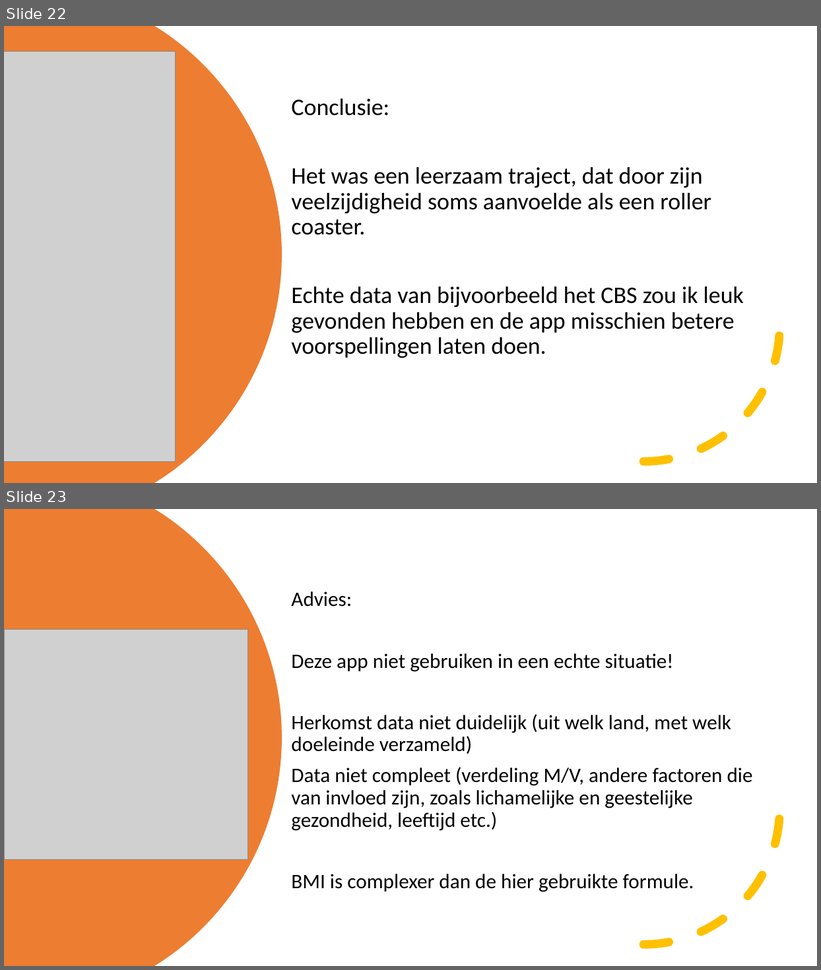
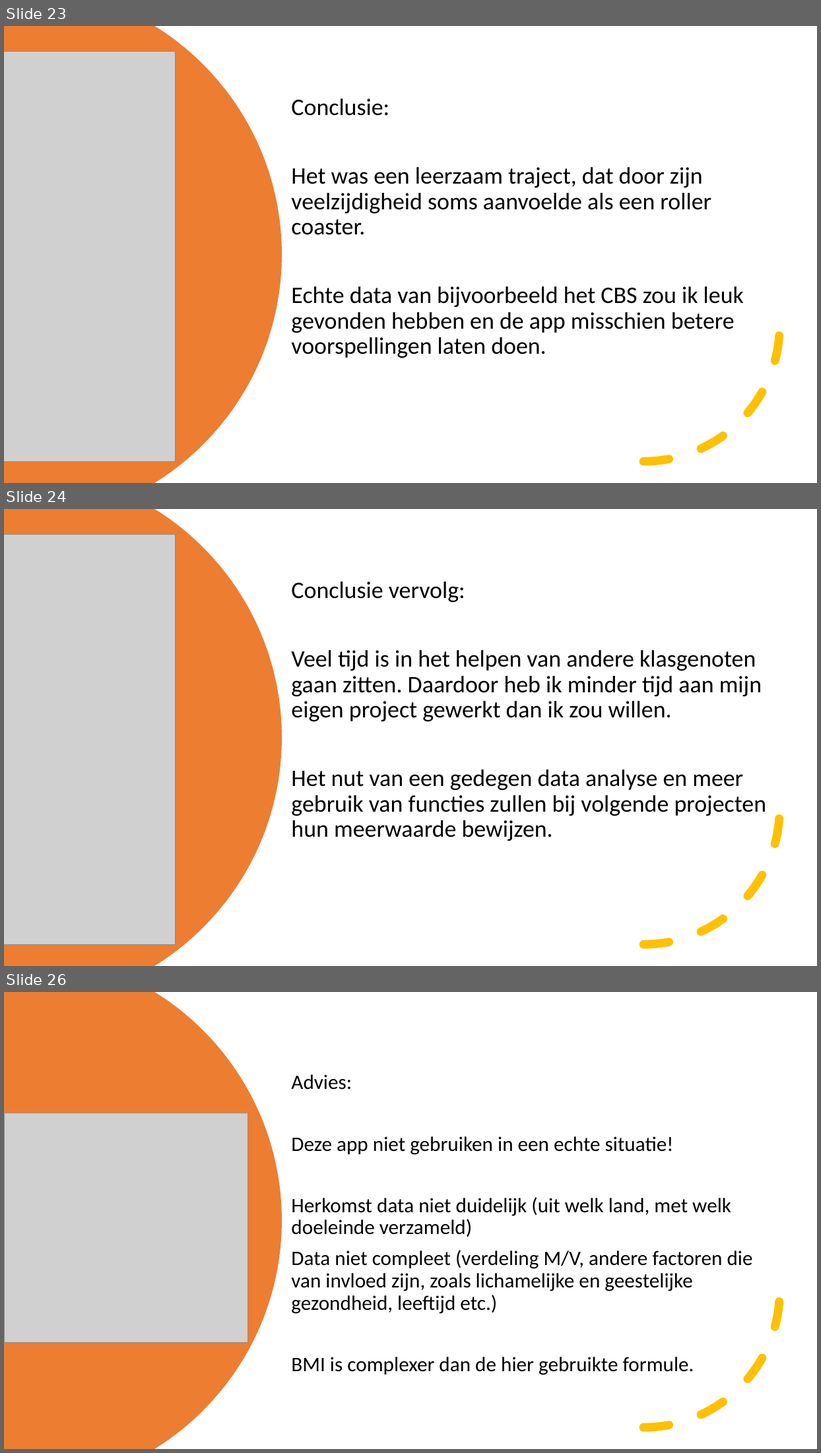
Before and after one commit to HansHR2023/p1, a slide deck: advies/Presentatie p1.pptx. Shown one above the other, each under a label of ours: slides 22 and 23 before the commit, slides 23, 24 and 26 after it; the slides between them are not shown. The pictures are 821x970 and 821x1453 pixels, drawn with LibreOffice and Linux fonts; fonts in the diff are those of the drawing; grey boxes stand for pictures. Boxes give left, top, right and bottom in pixels: in the first picture for what was removed or moved away, otherwise in the second. Text is boxed around its words. In the diff, an @@ line names an element or a change of style, - is before the commit and + after.

```diff
--- a/advies/Presentatie p1.pptx
+++ b/advies/Presentatie p1.pptx
@@ slide 24 added at [4,509,817,966], background #FFFFFF @@
@@ freeform shape added at [4,509,282,966], fill #ED7D31 @@
@@ picture added at [4,534,175,945] @@
@@ text added at [291,582,767,841], 28 pt, text #000000 @@
+Conclusie vervolg:
+Veel tijd is in het helpen van andere klasgenoten gaan zitten. Daardoor heb ik minder tijd aan mijn eigen project gewerkt dan ik zou willen.
+Het nut van een gedegen data analyse en meer gebruik van functies zullen bij volgende projecten hun meerwaarde bewijzen.
@@ arc (boxed as its full ellipse) added at [508,673,780,945], outline #FFC000 10 pt dashed @@
@@ what was slide 22 is now slide 23 @@
@@ what was slide 23 is now slide 26 @@
```
Also in this commit, not shown: 2 slides changed, 2 other slides added, 1 other file.
